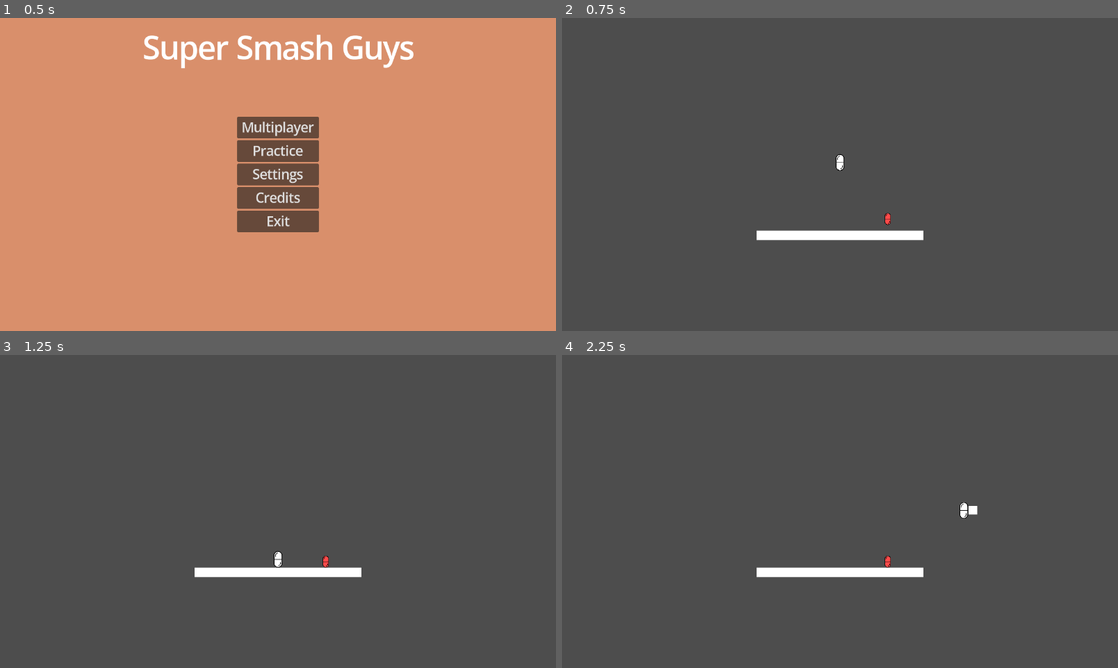
Above: before the commit, frames 1-4 (two rows, left to right).
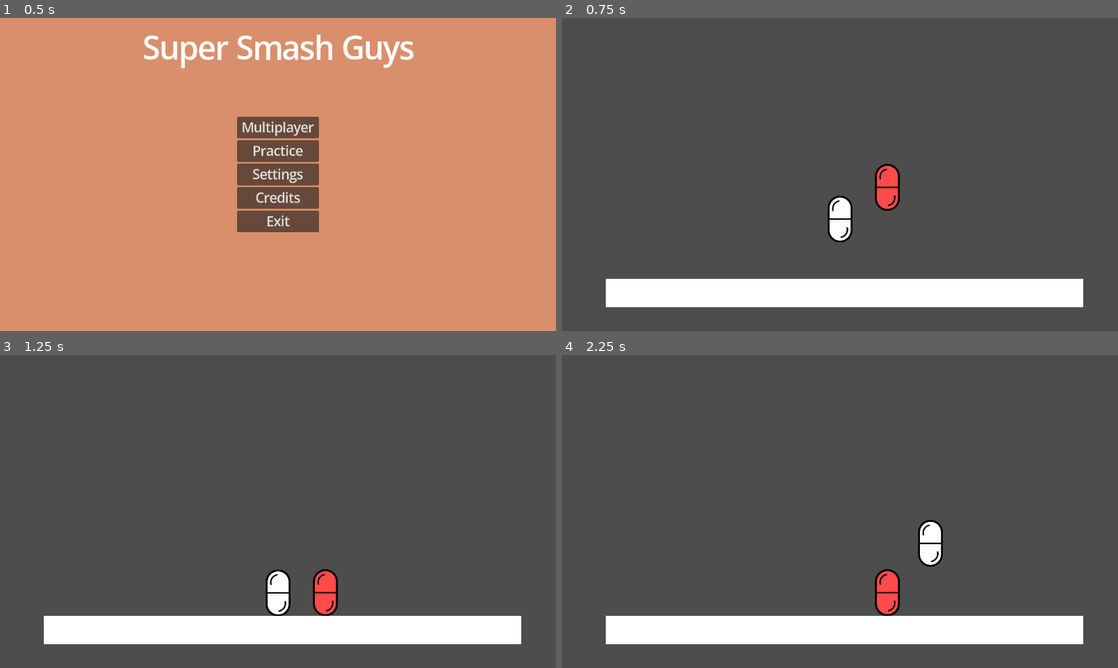
Above: after the commit, the same moments.

Repository: Rivmo/Super-Smash-Guys
Game: Godot game, scene res://scenes/main_menu_screen.tscn
Two runs of this game, one before a commit and one after it. Both use one fixed random seed, a clock stepped at 60 frames per second and the inputs below.
Inputs (mouse positions are in pixels of both pictures, inside the frame that each line leads up to):
- Up to frame 1 (0.5 s): no input
- Up to frame 2 (0.75 s): click "Practice" at 0.5 s
- Up to frame 3 (1.25 s): no input
- Up to frame 4 (2.25 s): tap Enter at 1.25 s; move the mouse to (962, 495) at 1.27 s; hold Right (Right) from 1.28 s (still down); tap O (Attack) at 1.35, 2.1 s; click (962, 495) at 1.42 s; tap Up (Jump) at 1.52 s; move the mouse to (728, 527) at 2.02 s

Frame 1 is identical in both runs. In frame 2, 9.9% of the frame differs, in the area x 7-94%, y 43-93%; in frame 3, 9.9%; in frame 4, 10%, in the area x 7-94%, y 47-93%.

Commit message:
changed attack times and sizes
attacks not have cooldown with the attack_delay variable as well has made the dummy player and map larger

Diff:
--- a/scenes/Dummy.tscn
+++ b/scenes/Dummy.tscn
@@ -1,18 +1,18 @@
 [gd_scene format=3 uid="uid://cff2uoaxsga1o"]
 
 [ext_resource type="Texture2D" uid="uid://c5j48tkuyi5y7" path="res://images/capsule.png" id="1_0j1vb"]
-[ext_resource type="Script" uid="uid://cktjmgk2w6221" path="res://scenes/dummy.gd" id="1_2hh5m"]
+[ext_resource type="Script" uid="uid://cktjmgk2w6221" path="res://scripts/dummy.gd" id="1_2hh5m"]
 
 [sub_resource type="CapsuleShape2D" id="CapsuleShape2D_2hh5m"]
-radius = 7.0
-height = 28.0
+radius = 29.0
+height = 108.0
 
 [node name="Dummy" type="RigidBody2D" unique_id=1693198927]
 script = ExtResource("1_2hh5m")
 
 [node name="Sprite2D" type="Sprite2D" parent="." unique_id=2144059555]
 modulate = Color(1, 0.2931776, 0.29142642, 1)
-scale = Vector2(0.1, 0.1)
+scale = Vector2(0.4, 0.4)
 texture = ExtResource("1_0j1vb")
 
 [node name="CollisionShape2D" type="CollisionShape2D" parent="." unique_id=444496420]
--- a/scenes/attack_default.tscn
+++ b/scenes/attack_default.tscn
@@ -5,6 +5,7 @@
 [sub_resource type="QuadMesh" id="QuadMesh_qnuwd"]
 
 [sub_resource type="RectangleShape2D" id="RectangleShape2D_2g375"]
+size = Vector2(38, 38)
 
 [node name="attack" type="Node2D" unique_id=1478860268]
 script = ExtResource("1_2g375")
@@ -12,7 +13,8 @@
 [node name="Area2D" type="Area2D" parent="." unique_id=1332334761]
 
 [node name="MeshInstance2D" type="MeshInstance2D" parent="Area2D" unique_id=1925545710]
-scale = Vector2(20, 20)
+position = Vector2(9.536743e-07, 4.7683716e-07)
+scale = Vector2(38.000004, 38.000004)
 mesh = SubResource("QuadMesh_qnuwd")
 
 [node name="CollisionShape2D" type="CollisionShape2D" parent="Area2D" unique_id=1007916745]
--- a/scenes/placeholder_arena.tscn
+++ b/scenes/placeholder_arena.tscn
@@ -7,26 +7,28 @@
 [sub_resource type="QuadMesh" id="QuadMesh_hunim"]
 
 [sub_resource type="RectangleShape2D" id="RectangleShape2D_hunim"]
-size = Vector2(384, 22)
+size = Vector2(1100, 65)
 
 [node name="Node2D" type="Node2D" unique_id=2101625577]
 script = ExtResource("1_b24y5")
 
 [node name="CharacterBody2D2" parent="." unique_id=142461306 instance=ExtResource("1_hunim")]
-position = Vector2(640, 320)
+position = Vector2(556, -70)
 
 [node name="StaticBody2D" type="StaticBody2D" parent="." unique_id=27430171]
 position = Vector2(640, 500)
 
 [node name="MeshInstance2D" type="MeshInstance2D" parent="StaticBody2D" unique_id=1704214878]
-scale = Vector2(383.99997, 22)
+position = Vector2(10.499989, 132.49998)
+scale = Vector2(1099, 65.00003)
 mesh = SubResource("QuadMesh_hunim")
 
 [node name="CollisionShape2D" type="CollisionShape2D" parent="StaticBody2D" unique_id=393426004]
+position = Vector2(11, 132.5)
 shape = SubResource("RectangleShape2D_hunim")
 debug_color = Color(0, 0.6, 0.69803923, 0.41568628)
 
 [node name="Node2D" parent="." unique_id=1693198927 instance=ExtResource("3_kadwe")]
-position = Vector2(750, 450)
+position = Vector2(749, 377)
 
 [connection signal="Attack" from="CharacterBody2D2" to="." method="_on_character_attack"]
--- a/scenes/player_character.tscn
+++ b/scenes/player_character.tscn
@@ -4,13 +4,15 @@
 [ext_resource type="Texture2D" uid="uid://c5j48tkuyi5y7" path="res://images/capsule.png" id="1_56udc"]
 
 [sub_resource type="CapsuleShape2D" id="CapsuleShape2D_6r27q"]
-height = 38.0
+radius = 27.0
+height = 106.0
 
 [node name="CharacterBody2D" type="CharacterBody2D" unique_id=142461306]
 script = ExtResource("1_6r27q")
+extra_jumps = 1
 
 [node name="Sprite2D" type="Sprite2D" parent="." unique_id=1711493168]
-scale = Vector2(0.13793105, 0.14074074)
+scale = Vector2(0.4, 0.4)
 texture = ExtResource("1_56udc")
 
 [node name="CollisionShape2D" type="CollisionShape2D" parent="." unique_id=1431250880]
--- a/scripts/attack_default.gd
+++ b/scripts/attack_default.gd
@@ -1,8 +1,8 @@
 extends Node2D
 
-@export var dir = 1
-@export var move_time = 15
-@export var Movement_speed = 300
+@export var dir = 2
+@export var move_time = 25
+@export var Movement_speed = 500
 var time := 0
 var Movement_speed_time = Movement_speed
 # Called when the node enters the scene tree for the first time.
@@ -16,7 +16,7 @@
 	if time < move_time :
 		position.x += Movement_speed_time * delta
 
-		Movement_speed_time -= 2*Movement_speed/(move_time)
+		Movement_speed_time -= 2 * Movement_speed/(move_time)
 		time += 1
 
 	else:
--- a/scripts/placeholder_arena.gd
+++ b/scripts/placeholder_arena.gd
@@ -6,11 +6,6 @@
 	pass # Replace with function body.
 
 
-# Called every frame. 'delta' is the elapsed time since the previous frame.
-func _process(delta: float) -> void:
-	pass
-
-
 func _on_character_attack(dir: int) -> void:
 	var attack = attack_scene.instantiate()
 	attack.dir = dir
--- a/scripts/player_character.gd
+++ b/scripts/player_character.gd
@@ -10,8 +10,21 @@
 var Double_jump_count := 0
 var playerheight := 0
 var Facing := 1
+#time between "o" button punch attack
+const attack_delay = 2
+var attack_delay_absolute_time = 0
+var attack_avalible := true
+
 func _ready() -> void:
-	pass
+	position = Vector2(640,450)
+
+func _process(delta: float) -> void:
+	if attack_avalible != true:
+		attack_delay_absolute_time += 1 * delta
+	print(attack_delay_absolute_time)
+	if attack_delay_absolute_time >= attack_delay:
+		attack_delay_absolute_time = 0
+		attack_avalible = true
 
 func _physics_process(delta: float) -> void:
 	# Add the gravity.
@@ -38,7 +51,8 @@
 	else:
 		velocity.x = move_toward(velocity.x, 0, SPEED)
 
-	if Input.is_action_just_pressed("Attack"):
+	if Input.is_action_just_pressed("Attack") and attack_avalible == true:
 		Attack.emit(Facing)
+		attack_avalible = false
 
 	move_and_slide()
Renamed: scenes/dummy.gd -> scripts/dummy.gd
Renamed: scenes/dummy.gd.uid -> scripts/dummy.gd.uid
